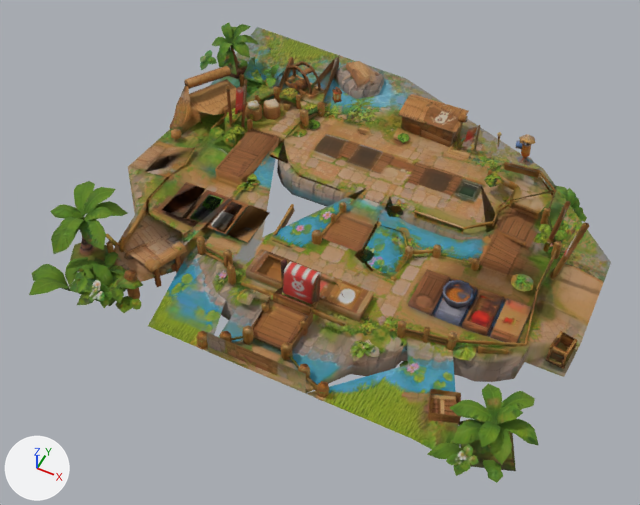
One commit to the glTF model assets/kitchen_paddy.glb: the scene before it, then after it.
Rendered twice from a 50 mm lens placed at (6.43, -14.61, 16.41), pointed at (-0.31, -1.13, -0.44). Arrows for +X, +Y and +Z are at lower left; the lights stay in place. The picture after the commit comes second. Where no turn or scale is listed for an object, it has been applied to the vertices. Vertices at exactly the same position are counted once.

Names of what the first picture shows: 'boat_0.001', 'boat_1.001', 'land', 'tree_0', 'tree_1', 'tree_2', 'tree_3' and 5 more.
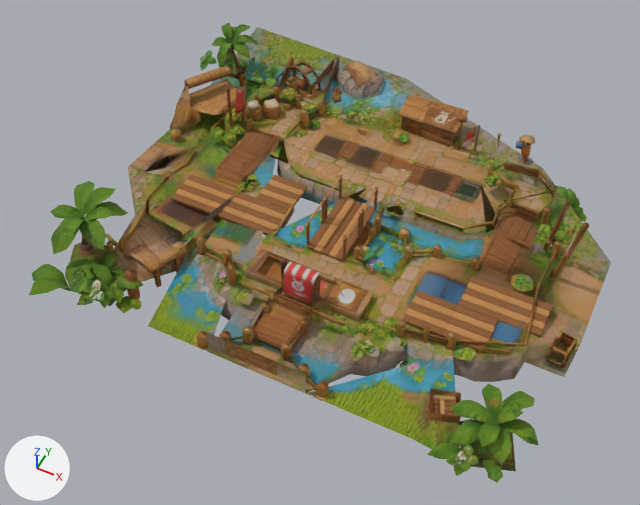
Where the newer file only moved an object's origin or applied its transform, the numbers keep the older frame.

What differs and where, as boxes [x1, y1, x2, y2] in the pictures (640 x 505 px):
'bridge_1', added
    after: [305, 199, 362, 261]
'deck_6', added
    after: [402, 290, 458, 337]
'deck_4', added
    after: [458, 276, 512, 320]
'deck_5', added
    after: [498, 291, 553, 337]
'deck_7', added
    after: [442, 305, 498, 352]
'bridge_0', added
    after: [324, 174, 379, 234]
'deck_3', added
    after: [237, 198, 288, 235]
'deck_1', added
    after: [171, 175, 223, 212]
'deck_0', added
    after: [256, 175, 307, 210]
'deck_2', added
    after: [204, 186, 256, 224]
part 1 of me_boat_0, added
    after: [398, 228, 410, 242]
part 2 of me_boat_0, deleted
    before: [443, 280, 474, 308]
part 3 of me_boat_0, deleted (brown)
    before: [462, 289, 504, 336]
part 4 of me_boat_0, deleted
    before: [435, 279, 477, 327]
part 5 of me_boat_0, deleted (brown)
    before: [490, 298, 532, 343]
part 6 of me_boat_0, deleted (brown)
    before: [408, 269, 450, 316]
part 7 of me_land, added
    after: [359, 246, 375, 262]
part 8 of me_land, deleted (brown)
    before: [162, 182, 374, 263]
part 9 of me_land, reshaped
    both: [262, 195, 423, 278]

Patch to the scene script:
```diff
--- a/assets/kitchen_paddy.glb.py
+++ b/assets/kitchen_paddy.glb.py
@@ me_boat_0 @@
-me_boat_0.from_pydata(...)  # 584 vertices, 734 faces; spans x -2.24..2.24, y -3.45..3.44, z -1.32..1.39
+me_boat_0.from_pydata(...)  # 527 vertices, 645 faces; spans x -2.36..2.24, y -3.45..3.44, z -1.32..1.39
+# me_boat_0 part 1: a new loose piece of 14 vertices spanning x -2.24..-1.95, y -0.56..-0.25, z -0.76..-0.36, in mat_kitchen (picture img_land_basecolor_2048)
+# me_boat_0 part 2: the loose piece of 40 vertices spanning x -0.5..0.25, y -2.23..-1.52, z -0.29..-0.06 is deleted
+# me_boat_0 part 3: the loose piece of 19 vertices spanning x 0.25..0.85, y -2.54..-1.36, z -0.63..-0.28 is deleted
+# me_boat_0 part 4: the loose piece of 8 vertices spanning x -0.43..0.18, y -2.54..-1.36, z -0.61..-0.28 is deleted
+# me_boat_0 part 5: the loose piece of 8 vertices spanning x 0.93..1.53, y -2.54..-1.36, z -0.61..-0.28 is deleted
+# me_boat_0 part 6: the loose piece of 8 vertices spanning x -1.11..-0.5, y -2.54..-1.36, z -0.61..-0.28 is deleted
+# other edits to the shape of me_boat_0 do not show in these pictures
 me_boat_0.materials.append(mat_kitchen)
@@ me_land @@
-me_land.from_pydata(...)  # 1913 vertices, 2409 faces; spans x -6.35..6.35, y -6.12..6.12, z -1.06..1.06
+me_land.from_pydata(...)  # 1841 vertices, 2307 faces; spans x -6.35..6.35, y -6.12..6.12, z -1.06..1.06
+# me_land part 7: a new loose piece of 15 vertices spanning x 0.63..1.06, y -1.37..-0.91, z -0.31..-0.25, in mat_kitchen (picture img_land_basecolor_2048)
+# me_land part 8: 9 loose pieces with 123 vertices, spanning x -4.5..1.06, y -2.05..0.14, z -0.8..-0.09, are deleted
+# me_land part 9
+# 20 vertices are removed from x 0.65..1.42, y -1.53..0.04, z -0.37
+# 28 faces are deleted
+# 8 vertices move from x -0.32..1.3, y 0.0..0.41, z -0.55..-0.37 to x -0.32..1.3, y 0.0..0.41, z -0.62..-0.29
+# 56 vertices are added at x 0.62..1.42, y -1.53..0.07, z -0.81..-0.09
+# 80 new faces join them
 me_land.materials.append(mat_kitchen)
@@ ob_deck_7 @@
+ob_deck_7 = bpy.data.objects.new('deck_7', me_deck_0)  # 280 vertices, 540 faces; spans x -1.0..1.0, y -0.99..0.99, z -0.1..0.1; in mat_m8a5a30 (brown #8a5a30), mat_mb8824a (orange #b8824a)
+ob_deck_7.location = (4.0, -2.0, -0.05)
+ob_deck_7.scale = (0.5, 0.5, 0.5)
@@ ob_deck_6 @@
+ob_deck_6 = bpy.data.objects.new('deck_6', me_deck_0)  # 280 vertices, 540 faces; spans x -1.0..1.0, y -0.99..0.99, z -0.1..0.1; in mat_m8a5a30 (brown #8a5a30), mat_mb8824a (orange #b8824a)
+ob_deck_6.location = (3.0, -2.0, -0.05)
+ob_deck_6.scale = (0.5, 0.5, 0.5)
@@ ob_deck_5 @@
+ob_deck_5 = bpy.data.objects.new('deck_5', me_deck_0)  # 280 vertices, 540 faces; spans x -1.0..1.0, y -0.99..0.99, z -0.1..0.1; in mat_m8a5a30 (brown #8a5a30), mat_mb8824a (orange #b8824a)
+ob_deck_5.location = (5.0, -1.0, -0.05)
+ob_deck_5.scale = (0.5, 0.5, 0.5)
@@ ob_deck_4 @@
+ob_deck_4 = bpy.data.objects.new('deck_4', me_deck_0)  # 280 vertices, 540 faces; spans x -1.0..1.0, y -0.99..0.99, z -0.1..0.1; in mat_m8a5a30 (brown #8a5a30), mat_mb8824a (orange #b8824a)
+ob_deck_4.location = (4.0, -1.0, -0.05)
+ob_deck_4.scale = (0.5, 0.5, 0.5)
@@ ob_deck_3 @@
+ob_deck_3 = bpy.data.objects.new('deck_3', me_deck_0)  # 280 vertices, 540 faces; spans x -1.0..1.0, y -0.99..0.99, z -0.1..0.1; in mat_m8a5a30 (brown #8a5a30), mat_mb8824a (orange #b8824a)
+ob_deck_3.location = (-2.0, -1.0, -0.05)
+ob_deck_3.scale = (0.5, 0.5, 0.5)
@@ ob_deck_2 @@
+ob_deck_2 = bpy.data.objects.new('deck_2', me_deck_0)  # 280 vertices, 540 faces; spans x -1.0..1.0, y -0.99..0.99, z -0.1..0.1; in mat_m8a5a30 (brown #8a5a30), mat_mb8824a (orange #b8824a)
+ob_deck_2.location = (-3.0, -1.0, -0.05)
+ob_deck_2.scale = (0.5, 0.5, 0.5)
@@ ob_deck_1 @@
+ob_deck_1 = bpy.data.objects.new('deck_1', me_deck_0)  # 280 vertices, 540 faces; spans x -1.0..1.0, y -0.99..0.99, z -0.1..0.1; in mat_m8a5a30 (brown #8a5a30), mat_mb8824a (orange #b8824a)
+ob_deck_1.location = (-4.0, -1.0, -0.05)
+ob_deck_1.scale = (0.5, 0.5, 0.5)
@@ ob_deck_0 @@
+ob_deck_0 = bpy.data.objects.new('deck_0', me_deck_0)  # 280 vertices, 540 faces; spans x -1.0..1.0, y -0.99..0.99, z -0.1..0.1; in mat_m8a5a30 (brown #8a5a30), mat_mb8824a (orange #b8824a)
+ob_deck_0.location = (-2.0, 0.0, -0.05)
+ob_deck_0.scale = (0.5, 0.5, 0.5)
@@ ob_bridge_1 @@
+ob_bridge_1 = bpy.data.objects.new('bridge_1', me_bridge_0)  # 376 vertices, 708 faces; spans x -1.0..1.0, y -0.93..0.93, z -0.79..0.79; in mat_m8a5a30 (brown #8a5a30), mat_mb8824a (orange #b8824a)
+ob_bridge_1.location = (0.0, -1.0, 0.42)
+ob_bridge_1.scale = (0.54, 0.54, 0.54)
@@ ob_bridge_0 @@
+ob_bridge_0 = bpy.data.objects.new('bridge_0', me_bridge_0)  # 376 vertices, 708 faces; spans x -1.0..1.0, y -0.93..0.93, z -0.79..0.79; in mat_m8a5a30 (brown #8a5a30), mat_mb8824a (orange #b8824a)
+ob_bridge_0.location = (0.0, 0.0, 0.42)
+ob_bridge_0.scale = (0.54, 0.54, 0.54)
```
